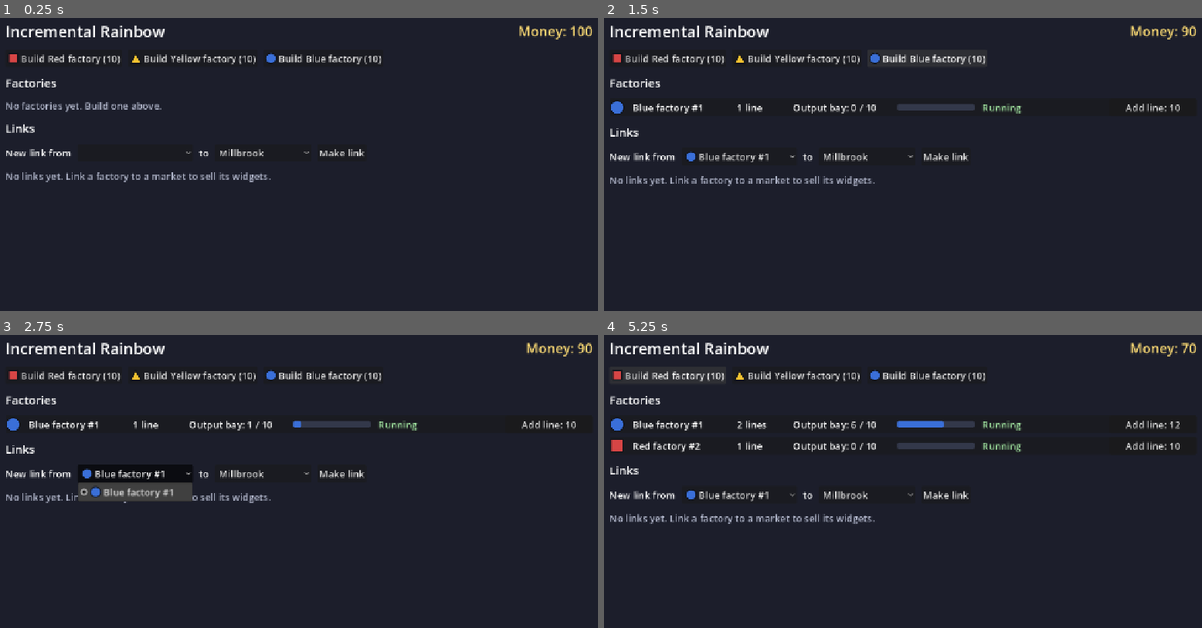
Above: before the commit, frames 1-4 (two rows, left to right).
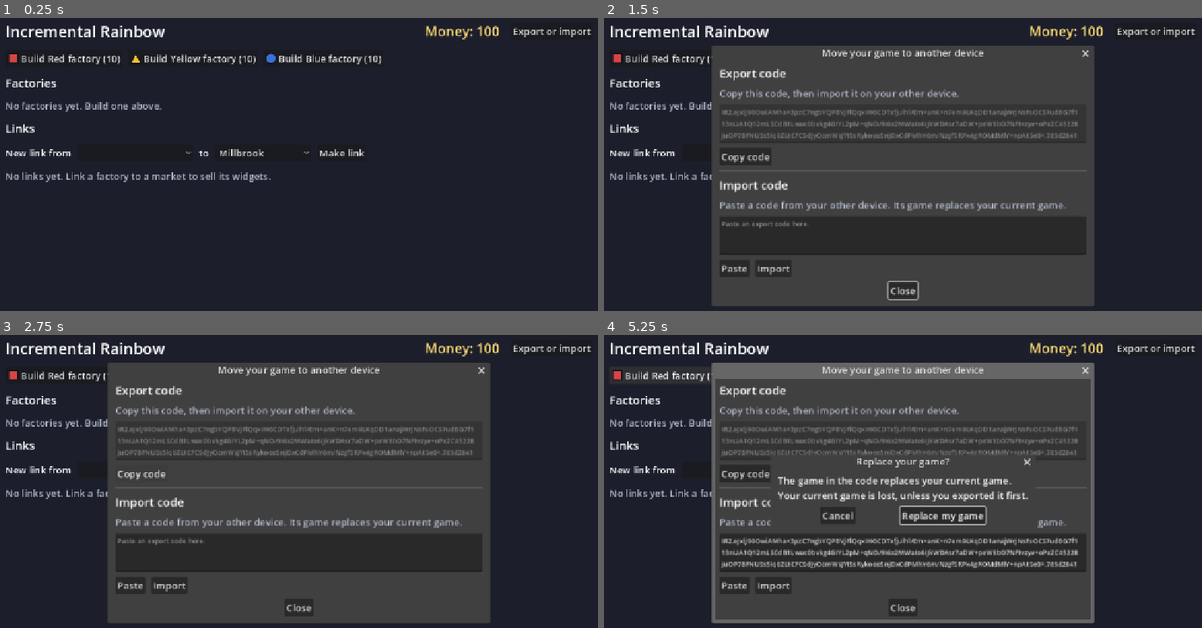
Above: after the commit, the same moments.

Repository: ElysiaAlarien/incrementalrainbow
Game: Godot game, scene res://src/ui/main.tscn
The game is run twice, just before and just after one commit, with the same random seed, the same clock (stepped at 60 frames per second) and the same inputs.
Inputs (mouse positions are in pixels of both pictures, inside the frame that each line leads up to; where the layout moved, square brackets give the same spot in the first picture):
- Up to frame 1 (0.25 s): no input
- Up to frame 2 (1.5 s): click (1154, 29) at 0.5 s, where only the run after the commit has a clickable "Export or import"; click "Build Blue factory (10)" at 1.25 s
- Up to frame 3 (2.75 s): click (137, 469) [137, 472] at 2 s
- Up to frame 4 (5.25 s): click "Add line: 10" (after the commit: "Copy code") at 2.75 s; click (735, 584) at 3.5 s, where only the run after the commit has a clickable "Paste"; click (771, 584) at 4.25 s, where only the run after the commit has a clickable "Import"; click "Build Red factory (10)" at 5 s

The runs differ from the first frame. In frame 1, 0.5% of the frame differs, in the area x 71-99%, y 2-8%; in frame 2, 46%; in frame 3, 46%; in frame 4, 50%, in the area x 1-99%, y 2-99%.

Commit message:
Add the export and import screen, ADR-0010, and a glossary entry
Co-Authored-By: Claude Opus 5.5 <noreply@anthropic.com>

Diff:
--- a/src/ui/main.gd
+++ b/src/ui/main.gd
@@ -5,6 +5,7 @@
 ## The UI holds no game rules. It sends commands to the Simulation, ticks it
 ## each frame, and shows what the queries return. It loads the save on start,
 ## and saves at intervals and when the game exits or goes to the background.
+## The Export or import button exports the game as a code and imports a code.
 
 ## Seconds between saves while the game runs.
 const AUTOSAVE_INTERVAL_S := 30.0
@@ -22,6 +23,7 @@
 @onready var _links_empty_label: Label = %LinksEmptyLabel
 @onready var _money_label: Label = %MoneyLabel
 @onready var _message_label: Label = %MessageLabel
+@onready var _save_code_button: Button = %SaveCodeButton
 
 var _sim: Simulation
 var _save_file: SaveFile
@@ -32,6 +34,7 @@
 var _rows: Dictionary[int, FactoryRow] = {}
 var _link_rows: Dictionary[int, LinkRow] = {}
 var _build_button_by_color: Dictionary[StringName, Button] = {}
+var _save_code_dialog: SaveCodeDialog
 ## Frame time that is not yet a whole millisecond.
 var _carry_ms: float = 0.0
 
@@ -53,6 +56,10 @@
 	for color_id in _sim.buildable_factory_colors():
 		_add_build_button(_content.color(color_id))
 	_make_link_button.pressed.connect(_on_make_link_pressed)
+	_save_code_dialog = SaveCodeDialog.new(_content)
+	_save_code_dialog.import_confirmed.connect(_replace_game)
+	add_child(_save_code_dialog)
+	_save_code_button.pressed.connect(func() -> void: _save_code_dialog.open(_sim))
 	_refresh()
 
 
@@ -109,6 +116,22 @@
 	return Simulation.new(_content, randi())
 
 
+## Replaces the game with [param simulation], from an imported code, and saves
+## it at once.
+func _replace_game(simulation: Simulation) -> void:
+	_sim = simulation
+	for row: Node in _rows.values() + _link_rows.values():
+		row.get_parent().remove_child(row)
+		row.queue_free()
+	_rows.clear()
+	_link_rows.clear()
+	_new_link_factory.clear()
+	_new_link_market.clear()
+	_show_message("")
+	write_save()
+	_refresh()
+
+
 func _add_build_button(color: ColorDef) -> void:
 	var button := Button.new()
 	button.name = "Build_%s" % color.id
--- a/src/ui/main.tscn
+++ b/src/ui/main.tscn
@@ -42,6 +42,7 @@
 
 [node name="Header" type="HBoxContainer" parent="Margin/Layout"]
 layout_mode = 2
+theme_override_constants/separation = 24
 
 [node name="Title" type="Label" parent="Margin/Layout/Header"]
 layout_mode = 2
@@ -56,6 +57,12 @@
 theme_override_colors/font_color = Color(0.98, 0.85, 0.45, 1)
 theme_override_font_sizes/font_size = 28
 text = "Money: 0"
+
+[node name="SaveCodeButton" type="Button" parent="Margin/Layout/Header"]
+unique_name_in_owner = true
+layout_mode = 2
+size_flags_vertical = 4
+text = "Export or import"
 
 [node name="BuildButtons" type="HBoxContainer" parent="Margin/Layout"]
 unique_name_in_owner = true
--- /dev/null
+++ b/src/ui/save_code_dialog.gd
@@ -0,0 +1,157 @@
+class_name SaveCodeDialog
+extends AcceptDialog
+## Moves the game between devices: it shows the export code of the game to
+## copy, and imports a pasted code. It asks the player to confirm before an
+## import replaces the game.
+##
+## It holds no rules: [ExportCode] makes and reads the codes. It emits
+## [signal import_confirmed] with the new game, and the screen replaces its
+## game with it.
+
+## The player confirmed that the game in the code replaces the current game.
+signal import_confirmed(simulation: Simulation)
+
+const HINT_COLOR := Color(0.7, 0.72, 0.8)
+const ERROR_COLOR := Color(1, 0.55, 0.45)
+const CODE_FIELD_SIZE := Vector2(760, 80)
+
+var _content: Content
+var _export_text := TextEdit.new()
+var _import_text := TextEdit.new()
+var _import_button := Button.new()
+var _import_message := Label.new()
+var _confirm := ConfirmationDialog.new()
+## The game of the code that waits for the player to confirm the import.
+var _pending: Simulation
+
+
+func _init(content: Content) -> void:
+	_content = content
+	name = "SaveCodeDialog"
+	title = "Move your game to another device"
+	ok_button_text = "Close"
+
+	var layout := VBoxContainer.new()
+	layout.add_theme_constant_override(&"separation", 10)
+	add_child(layout)
+
+	layout.add_child(_heading("Export code"))
+	layout.add_child(_hint("Copy this code, then import it on your other device."))
+	_export_text.name = "ExportCodeText"
+	_export_text.editable = false
+	_setup_code_field(_export_text)
+	layout.add_child(_export_text)
+	var copy_button := Button.new()
+	copy_button.name = "CopyCode"
+	copy_button.text = "Copy code"
+	copy_button.pressed.connect(func() -> void: DisplayServer.clipboard_set(_export_text.text))
+	layout.add_child(_button_row([copy_button]))
+
+	layout.add_child(HSeparator.new())
+	layout.add_child(_heading("Import code"))
+	layout.add_child(_hint("Paste a code from your other device. Its game replaces your current game."))
+	_import_text.name = "ImportCodeText"
+	_import_text.placeholder_text = "Paste an export code here."
+	_setup_code_field(_import_text)
+	_import_text.text_changed.connect(func() -> void: _show_import_message(""))
+	layout.add_child(_import_text)
+	var paste_button := Button.new()
+	paste_button.name = "PasteCode"
+	paste_button.text = "Paste"
+	paste_button.pressed.connect(_on_paste_pressed)
+	_import_button.name = "ImportCode"
+	_import_button.text = "Import"
+	_import_button.pressed.connect(_on_import_pressed)
+	layout.add_child(_button_row([paste_button, _import_button]))
+
+	_import_message.name = "ImportMessage"
+	_import_message.add_theme_color_override(&"font_color", ERROR_COLOR)
+	_import_message.autowrap_mode = TextServer.AUTOWRAP_WORD_SMART
+	_import_message.custom_minimum_size.x = CODE_FIELD_SIZE.x
+	_import_message.visible = false
+	layout.add_child(_import_message)
+
+	_confirm.name = "ImportConfirm"
+	_confirm.title = "Replace your game?"
+	_confirm.dialog_text = "The game in the code replaces your current game.\nYour current game is lost, unless you exported it first."
+	_confirm.ok_button_text = "Replace my game"
+	_confirm.confirmed.connect(_on_import_confirmed)
+	_confirm.canceled.connect(func() -> void: _pending = null)
+	add_child(_confirm)
+
+
+## Shows the dialog with the export code of [param simulation].
+func open(simulation: Simulation) -> void:
+	_export_text.text = ExportCode.encode(simulation)
+	_import_text.text = ""
+	_show_import_message("")
+	_pending = null
+	popup_centered()
+
+
+func _on_paste_pressed() -> void:
+	_import_text.text = DisplayServer.clipboard_get()
+	_show_import_message("")
+
+
+func _on_import_pressed() -> void:
+	var result := ExportCode.decode(_content, _import_text.text)
+	if not result.ok:
+		_pending = null
+		_show_import_message("The code did not import, and your game did not change.\n%s" % result.message)
+		return
+	_show_import_message("")
+	_pending = result.simulation
+	_confirm.popup_centered()
+
+
+func _on_import_confirmed() -> void:
+	var simulation := _pending
+	_pending = null
+	if simulation == null:
+		return
+	hide()
+	import_confirmed.emit(simulation)
+
+
+func _show_import_message(text: String) -> void:
+	if _import_message.text == text:
+		return
+	_import_message.text = text
+	_import_message.visible = not text.is_empty()
+	# Fit the dialog to its content again, so that it shrinks when the message
+	# goes away.
+	if visible:
+		reset_size()
+		move_to_center()
+
+
+func _setup_code_field(field: TextEdit) -> void:
+	field.custom_minimum_size = CODE_FIELD_SIZE
+	field.wrap_mode = TextEdit.LINE_WRAPPING_BOUNDARY
+	field.autowrap_mode = TextServer.AUTOWRAP_ARBITRARY
+	field.add_theme_font_size_override(&"font_size", 14)
+
+
+static func _heading(text: String) -> Label:
+	var label := Label.new()
+	label.text = text
+	label.add_theme_font_size_override(&"font_size", 24)
+	return label
+
+
+static func _hint(text: String) -> Label:
+	var label := Label.new()
+	label.text = text
+	label.add_theme_color_override(&"font_color", HINT_COLOR)
+	label.autowrap_mode = TextServer.AUTOWRAP_WORD_SMART
+	label.custom_minimum_size.x = CODE_FIELD_SIZE.x
+	return label
+
+
+static func _button_row(buttons: Array[Button]) -> HBoxContainer:
+	var row := HBoxContainer.new()
+	row.add_theme_constant_override(&"separation", 12)
+	for button in buttons:
+		row.add_child(button)
+	return row
--- a/tests/smoke/test_main_screen.gd
+++ b/tests/smoke/test_main_screen.gd
@@ -222,3 +222,79 @@
 	var message: Label = main.find_child("MessageLabel", true, false)
 	assert_true(message.visible)
 	assert_string_contains(message.text, "already has a link")
+
+
+# --- Export and import ----------------------------------------------------------
+
+## Opens the export and import dialog of [param main].
+func _open_save_code_dialog(main: Control) -> SaveCodeDialog:
+	main.find_child("SaveCodeButton", true, false).pressed.emit()
+	await wait_process_frames(1)
+	var dialog: SaveCodeDialog = main.find_child("SaveCodeDialog", true, false)
+	assert_true(dialog.visible, "the dialog opens")
+	return dialog
+
+
+func _import_code(dialog: SaveCodeDialog, code: String) -> ConfirmationDialog:
+	(dialog.find_child("ImportCodeText", true, false) as TextEdit).text = code
+	dialog.find_child("ImportCode", true, false).pressed.emit()
+	await wait_process_frames(1)
+	return dialog.find_child("ImportConfirm", true, false)
+
+
+func test_the_export_code_imports_after_the_player_confirms() -> void:
+	var main: Control = await _main_with_red_factory()
+	main.find_child("MakeLink", true, false).pressed.emit()
+	var dialog := await _open_save_code_dialog(main)
+	var code := (dialog.find_child("ExportCodeText", true, false) as TextEdit).text
+	var exported: Dictionary = ExportCode.decode(Content.load_dir(Content.DEFAULT_DIR), code).simulation.snapshot()
+	# The game goes on: a second factory that the code does not have.
+	main.find_child("Build_blue", true, false).pressed.emit()
+	await wait_process_frames(1)
+	assert_eq(_rows(main).size(), 2)
+
+	var confirm := await _import_code(dialog, code)
+	assert_true(confirm.visible, "the import asks to confirm")
+	assert_eq(main.simulation().factories().size(), 2, "the game does not change before the player confirms")
+	confirm.confirmed.emit()
+	await wait_process_frames(1)
+
+	assert_false(dialog.visible, "the dialog closes")
+	assert_eq(main.simulation().factories().size(), 1)
+	assert_gte(main.simulation().time_ms(), exported.time_ms)
+	assert_eq(_rows(main).size(), 1, "the screen shows the imported game")
+	assert_eq(main.find_children("Link*", "LinkRow", true, false).size(), 1)
+	assert_eq((main.find_child("NewLinkFactory", true, false) as OptionButton).item_count, 1)
+	var saved := _read_save()
+	assert_true(saved.ok, saved.message)
+	assert_eq(saved.simulation.factories().size(), 1, "the import is saved at once")
+
+
+func test_a_canceled_import_does_not_change_the_game() -> void:
+	var main: Control = await _main_with_red_factory()
+	var dialog := await _open_save_code_dialog(main)
+	var code := (dialog.find_child("ExportCodeText", true, false) as TextEdit).text
+	main.find_child("Build_blue", true, false).pressed.emit()
+
+	var confirm := await _import_code(dialog, code)
+	confirm.canceled.emit()
+	await wait_process_frames(1)
+
+	assert_eq(main.simulation().factories().size(), 2)
+	assert_eq(_rows(main).size(), 2)
+
+
+func test_a_bad_code_shows_the_reason_and_does_not_change_the_game() -> void:
+	var main: Control = await _main_with_red_factory()
+	var dialog := await _open_save_code_dialog(main)
+	var before: Simulation = main.simulation()
+
+	var confirm := await _import_code(dialog, "IR2.abcd.00000000")
+
+	assert_false(confirm.visible, "a bad code does not ask to confirm")
+	var message: Label = dialog.find_child("ImportMessage", true, false)
+	assert_true(message.visible)
+	assert_string_contains(message.text, "your game did not change")
+	assert_string_contains(message.text, "checksum does not match")
+	assert_same(main.simulation(), before, "the game is the same game")
+	assert_eq(main.simulation().factories().size(), 1)
Not shown, added: src/ui/save_code_dialog.gd.uid
Not shown, changed: GLOSSARY.md
Not shown, added: docs/adr/0010-export-code.md
